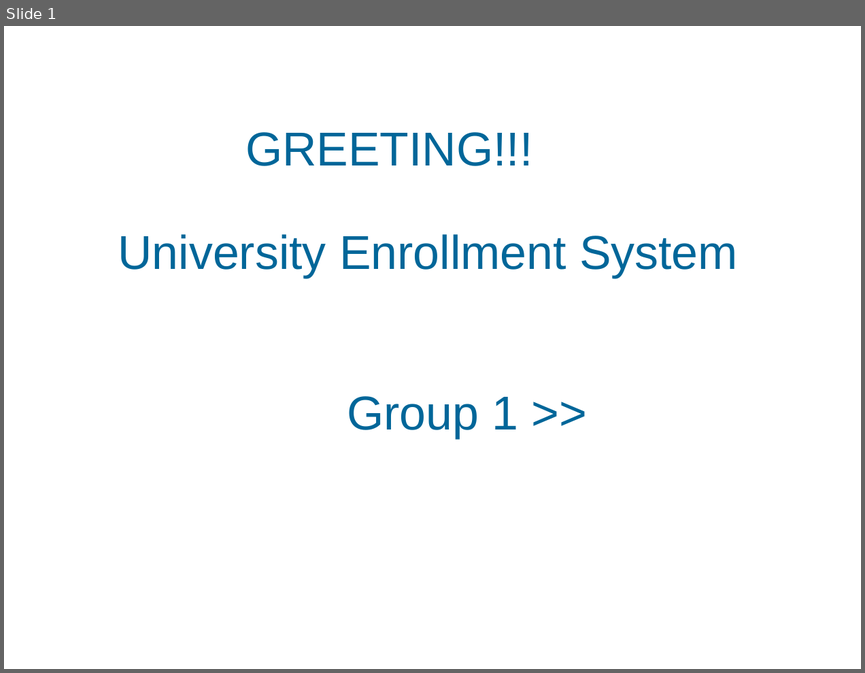
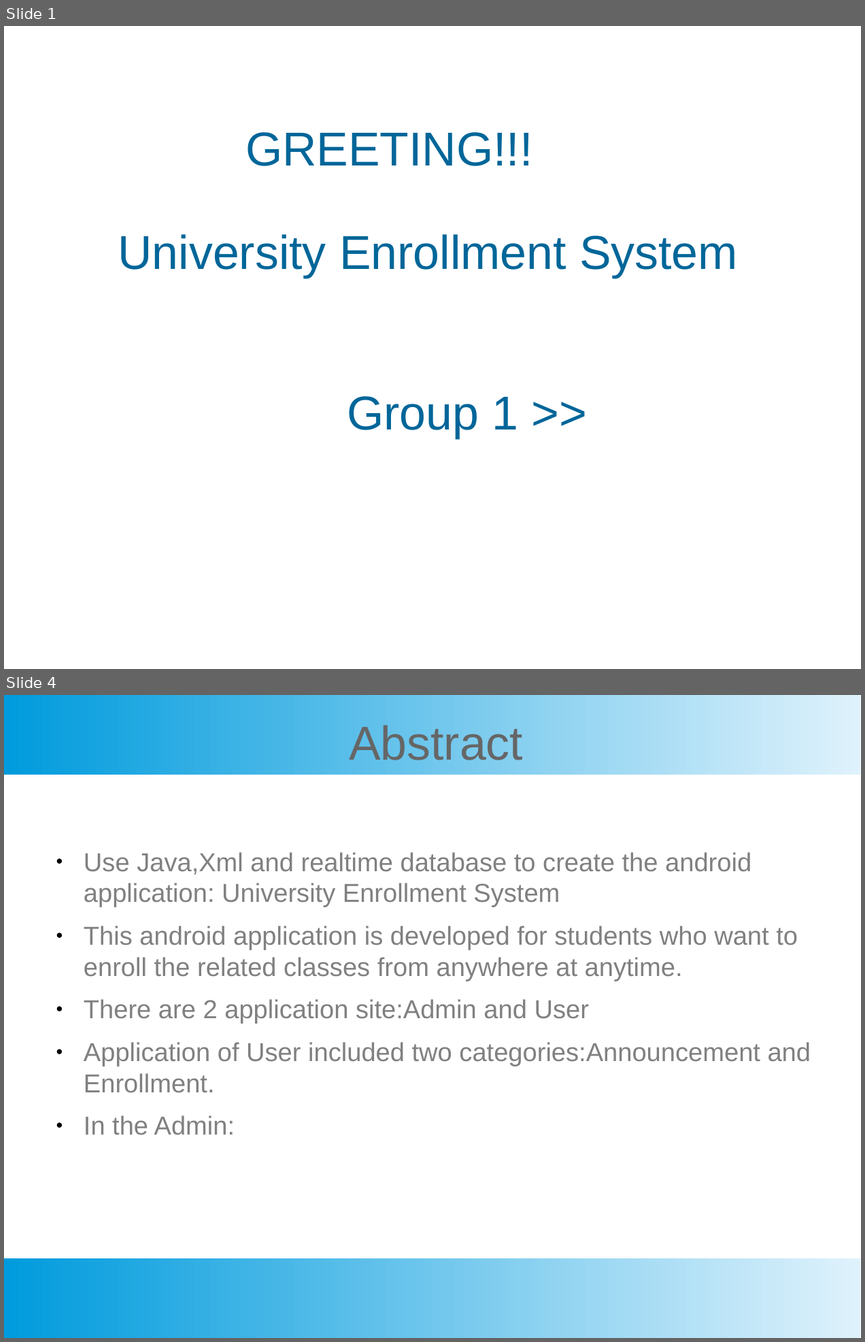
Before and after one commit to heinyekyaw/URSPPP, a slide deck: shout yay.pptx. Shown one above the other, each under a label of ours: slide 1 before the commit, slides 1 and 4 after it; the slides between them are not shown. The pictures are 865x673 and 865x1342 pixels, drawn with LibreOffice and Linux fonts; fonts in the diff are those of the drawing; background and template pictures are left out. Boxes give left, top, right and bottom in pixels: in the first picture for what was removed or moved away, otherwise in the second. Text is boxed around its words. In the diff, an @@ line names an element or a change of style, - is before the commit and + after.

```diff
--- a/shout yay.pptx
+++ b/shout yay.pptx
@@ slide 4 added at <box>4,695,861,1338</box>, background #FFFFFF @@
@@ rectangle added at <box>4,695,861,775</box>, fill gradient #DFF2FC to #009BDD @@
@@ text added at <box>349,725,523,760</box>, 44 pt, text #666666 @@
+Abstract
@@ text added at <box>84,852,811,1135</box>, 24 pt, text #808080 @@
+● Use Java,Xml and realtime database to create the android application: University Enrollment System
+● This android application is developed for students who want to enroll the related classes from anywhere at anytime.
+● There are 2 application site:Admin and User
+● Application of User included two categories:Announcement and Enrollment.
+● In the Admin:
@@ rectangle added at <box>4,1258,861,1338</box>, fill gradient #DFF2FC to #009BDD @@
```
Also in this commit, not shown: 5 slides changed, 11 other slides added.
